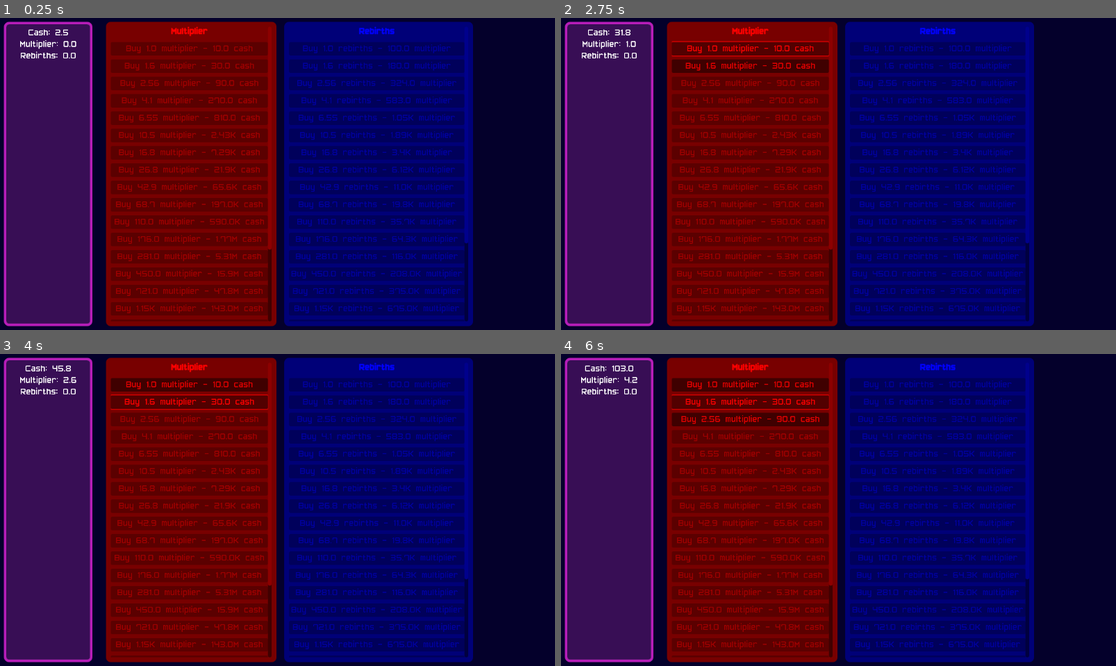
Above: before the commit, frames 1-4 (two rows, left to right).
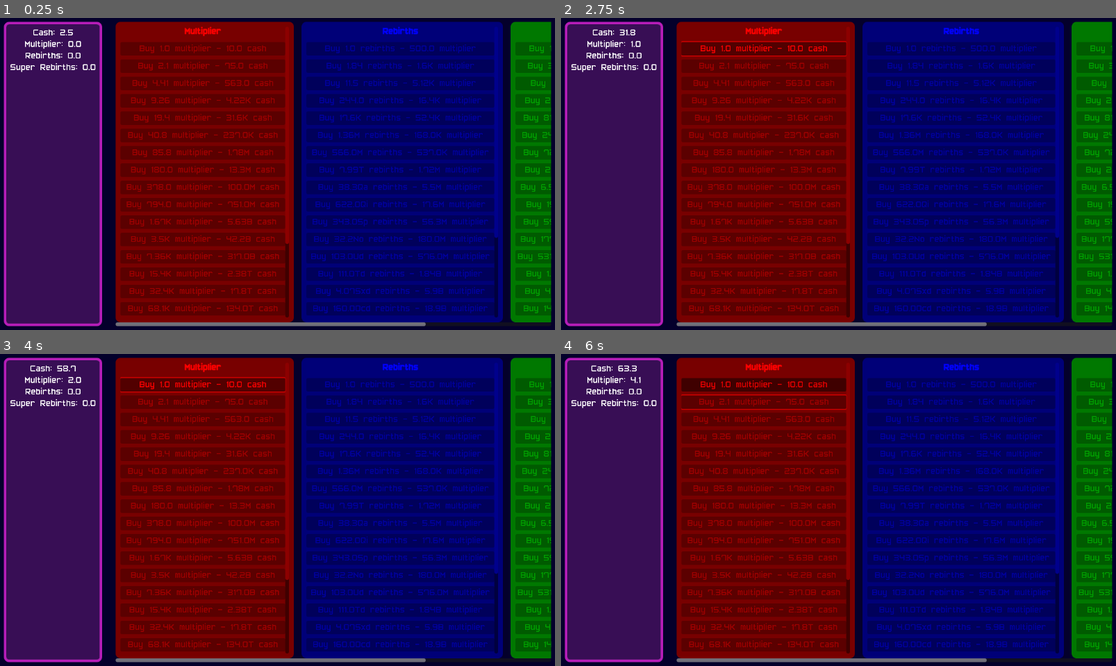
Above: after the commit, the same moments.

Repository: T3rryTim3/ButtonSim
Game: Godot game, scene res://Scenes/main.tscn
The game is run twice, just before and just after one commit, with the same random seed, the same clock (stepped at 60 frames per second) and the same inputs.
Inputs (mouse positions are in pixels of both pictures, inside the frame that each line leads up to):
- Up to frame 1 (0.25 s): no input
- Up to frame 2 (2.75 s): click "Buy 1.0 multiplier - 10.0 cash" at 1.25 s
- Up to frame 3 (4 s): click "Buy 1.6 multiplier - 30.0 cash" (after the commit: "Buy 1.0 multiplier - 10.0 cash") at 2.75 s
- Up to frame 4 (6 s): click (766, 400) at 5 s, where only the run after the commit has a clickable "Buy 2.1 multiplier - 75.0 cash"

The runs differ from the first frame. In frame 1, 33% of the frame differs, in the area x 1-100%, y 1-99%; in frame 2, 34%; in frame 3, 34%; in frame 4, 34%.

Commit message:
Super rebirth

Diff:
--- a/Scenes/UI/reset_layer.tscn
+++ b/Scenes/UI/reset_layer.tscn
@@ -33,6 +33,8 @@
 
 [node name="ScrollContainer" type="ScrollContainer" parent="."]
 layout_mode = 2
+mouse_filter = 0
+mouse_force_pass_scroll_events = false
 horizontal_scroll_mode = 0
 
 [node name="VBoxContainer" type="VBoxContainer" parent="ScrollContainer"]
--- a/Scenes/main.tscn
+++ b/Scenes/main.tscn
@@ -85,6 +85,8 @@
 
 [node name="ScrollContainer" type="ScrollContainer" parent="Control/PanelContainer/HSplitContainer/MarginContainer"]
 layout_mode = 2
+mouse_filter = 0
+vertical_scroll_mode = 0
 
 [node name="ResetLayers" type="HBoxContainer" parent="Control/PanelContainer/HSplitContainer/MarginContainer/ScrollContainer"]
 unique_name_in_owner = true
--- a/Scripts/Global/BigNum.gd
+++ b/Scripts/Global/BigNum.gd
@@ -64,6 +64,19 @@
 	var result = B.new(num / other.num, exp - other.exp)
 	result._normalize()
 	return result
+
+func to_pow(power: float) -> B:
+	var new_num = pow(num, power)
+	var new_exp = int(exp * power)
+
+	print("POW CALLED")
+	print(power)
+
+	# Account for the fractional exponent potentially affecting magnitude
+	var result = B.new(new_num, new_exp)
+	result._normalize()
+	return result
+
 #endregion
 
 #region Comparison
--- a/Scripts/Global/Config.gd
+++ b/Scripts/Global/Config.gd
@@ -12,10 +12,10 @@
 		"cost": {
 			"currency": "cash",
 			"init": 10,
-			"scale": 3
+			"scale": 7.5
 		},
 		"init_val": 1,
-		"scale_val": 1.6
+		"scale_val": 2.1
 	},
 
 	"rebirths": {
@@ -30,10 +30,32 @@
 		},
 		"cost": {
 			"currency": "multiplier",
-			"init": 100,
-			"scale": 1.8
+			"init": 500,
+			"scale": 3.2,
+			"exp_growth": 1.3
 		},
 		"init_val": 1,
 		"scale_val": 1.6
+	},
+
+	"super rebirths": {
+		"color": Color(0,1,0),
+		"reset": [
+			"cash",
+			"multiplier",
+			"rebirths"
+		],
+		"multiplies": {
+			"cash": 0.05,
+			"multiplier": 0.2,
+			"rebirths": 1
+		},
+		"cost": {
+			"currency": "rebirths",
+			"init": 500,
+			"scale": 5.5
+		},
+		"init_val": 1,
+		"scale_val": 3
 	}
 }
--- a/Scripts/Global/game.gd
+++ b/Scripts/Global/game.gd
@@ -8,7 +8,8 @@
 
 		"cash": B.new(),
 		"multiplier": B.new(),
-		"rebirths": B.new()
+		"rebirths": B.new(),
+		"super rebirths":B.new()
 	}
 
 	return s
--- a/Scripts/UI/reset_layer.gd
+++ b/Scripts/UI/reset_layer.gd
@@ -9,12 +9,23 @@
 ## The type of currency needed to buy this layer
 var currency:String
 
+func _get_button_cost(button_index:int):
+	var cost = B.new(Config.RESET_LAYERS[key]["cost"]["init"]).multiply(B.new(Config.RESET_LAYERS[key]["cost"]["scale"]).to_pow(button_index))
+	return cost
+
+func _get_button_gain(button_index:int):
+	var gain = B.new(Config.RESET_LAYERS[key]["init_val"]).multiply(B.new(Config.RESET_LAYERS[key]["scale_val"]).to_pow(button_index))
+	if "exp_growth" in Config.RESET_LAYERS[key]["cost"]:
+		gain = gain.to_pow(Config.RESET_LAYERS[key]["cost"]["exp_growth"] * button_index)
+	gain = Game.get_stat_increase(key, gain)
+	return gain
+
 ## Update a button's data
 func _update_button(button:Button):
 	var button_index = button.get_meta("idx", 0)
 
-	var cost = B.new(Config.RESET_LAYERS[key]["cost"]["init"] * pow(Config.RESET_LAYERS[key]["cost"]["scale"], button_index))
-	var gain = B.new(Config.RESET_LAYERS[key]["init_val"] * pow(Config.RESET_LAYERS[key]["scale_val"], button_index))
+	var cost = _get_button_cost(button_index)
+	var gain = _get_button_gain(button_index)
 	gain = Game.get_stat_increase(key, gain)
 
 	button.text = "Buy " + str(gain) + " " + key + " - " + str(cost) + " " + currency
@@ -25,9 +36,8 @@
 func _button_pressed(button:Button):
 	var button_index = button.get_meta("idx", 0)
 
-	var cost = B.new(Config.RESET_LAYERS[key]["cost"]["init"] * pow(Config.RESET_LAYERS[key]["cost"]["scale"], button_index))
-	var gain = B.new(Config.RESET_LAYERS[key]["init_val"] * pow(Config.RESET_LAYERS[key]["scale_val"], button_index))
-	gain = Game.get_stat_increase(key, gain)
+	var cost = _get_button_cost(button_index)
+	var gain = _get_button_gain(button_index)
 
 	if not Game.get_stat(currency).exceeds(cost):
 		return
